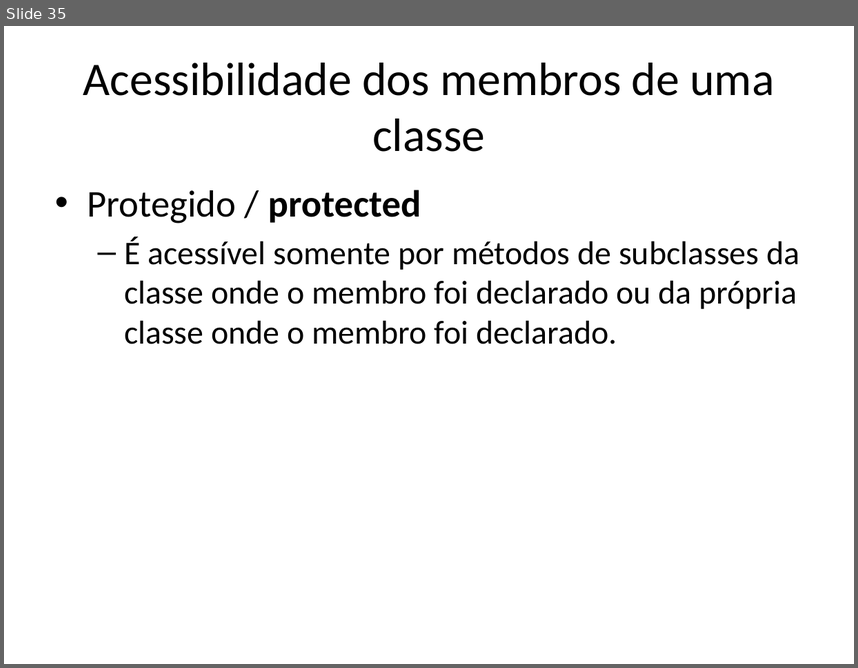
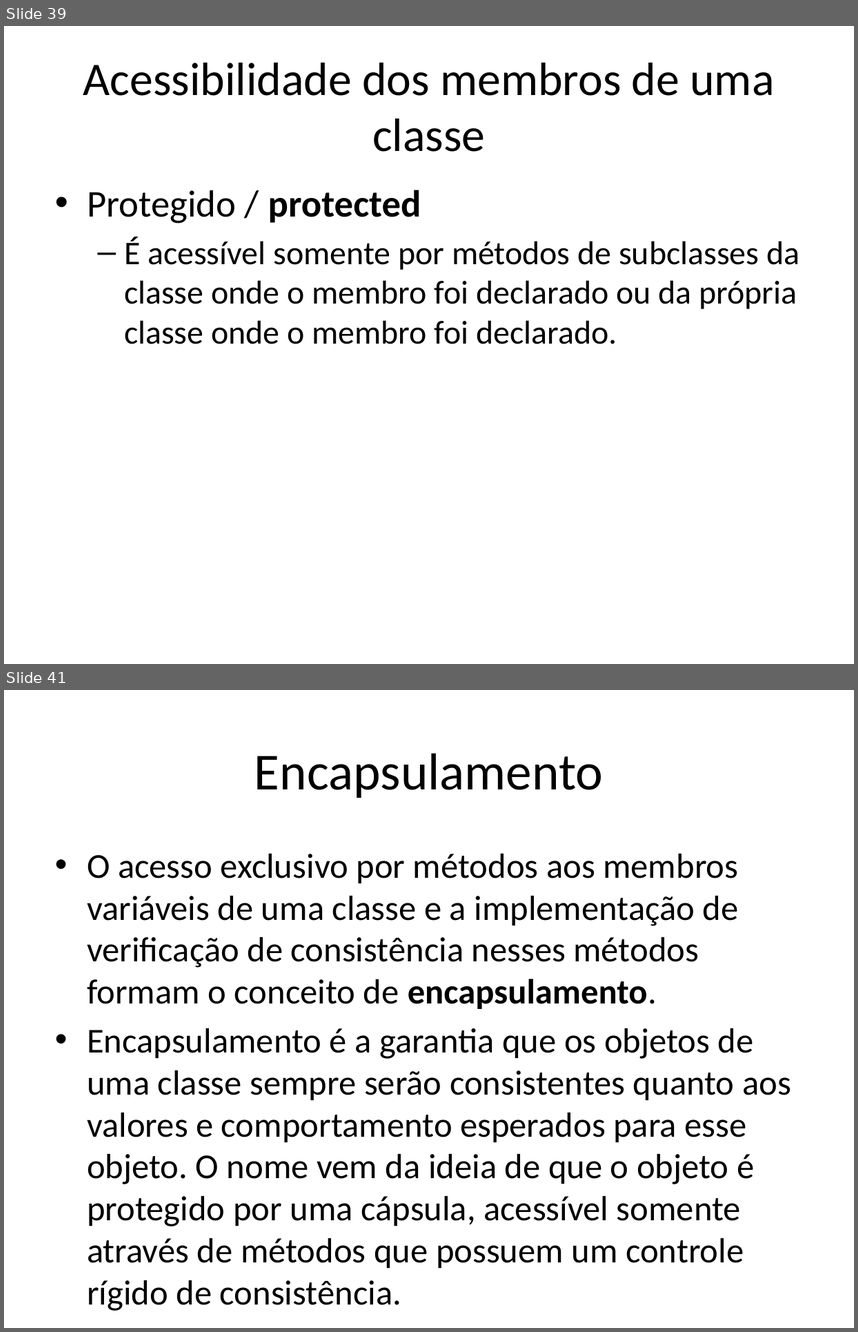
Before and after one commit to renanlessa/CursoJava, a slide deck: Documentos/Orientação a Objetos.pptx. Shown one above the other, each under a label of ours: slide 35 before the commit, slides 39 and 41 after it; the slides between them are not shown. The pictures are 858x668 and 858x1332 pixels, drawn with LibreOffice and Linux fonts; fonts in the diff are those of the drawing. Boxes give left, top, right and bottom in pixels: in the first picture for what was removed or moved away, otherwise in the second. Text is boxed around its words. In the diff, an @@ line names an element or a change of style, - is before the commit and + after.

```diff
--- a/Documentos/Orientação a Objetos.pptx
+++ b/Documentos/Orientação a Objetos.pptx
@@ slide 41 added at [4,690,854,1328], background #FFFFFF @@
@@ title added at [254,753,604,798], 44 pt, text #000000 @@
+Encapsulamento
@@ text added at [87,854,791,1268], 29.6 pt, text #000000 @@
+• O acesso exclusivo por métodos aos membros variáveis de uma classe e a implementação de verificação de consistência nesses métodos formam o conceito de encapsulamento.
+• Encapsulamento é a garantia que os objetos de uma classe sempre serão consistentes quanto aos valores e comportamento esperados para esse objeto. O nome vem da ideia de que o objeto é protegido por uma cápsula, acessível somente através de métodos que possuem um controle rígido de consistência.
@@ what was slide 35 is now slide 39 @@
```
Also in this commit, not shown: 1 slide changed, 8 other slides added.
